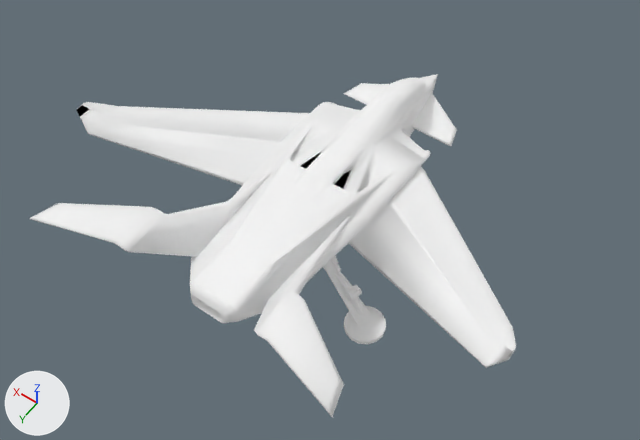
The glTF model public/models/jet.glb: old version first, new version second.
Camera for both pictures: a 50 mm lens placed at (-4.59, 6.72, 11.04), pointed at (0.39, -0.25, 0.08). Arrows for +X, +Y and +Z are at lower left; the lights stay in place. The picture after the commit comes second. Objects named as collision shapes, trigger or cutter boxes, shadow casters or lower levels of detail are left out. Where no turn or scale is listed for an object, it has been applied to the vertices. Vertices at exactly the same position are counted once.

In view in the first picture: 'Body_Chrome', 'Body_Cockpit', 'Body_Main', 'Landing Gear', 'Landing Gear Simple'.
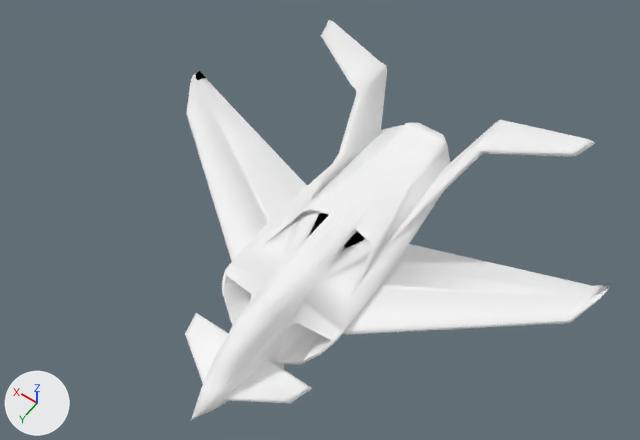
Where the newer file only moved an object's origin or applied its transform, the numbers keep the older frame.

Where the change shows, as pixel boxes [x1, y1, x2, y2] in the pictures (640 x 440 px):
'Body_Main', moved, mirrored: before [29, 74, 516, 417]; after [185, 20, 611, 420]
'Body_Cockpit', moved, mirrored: before [342, 77, 428, 144]; after [209, 252, 317, 387]
'Body_Chrome', moved, mirrored: before [190, 103, 429, 323]; after [224, 123, 446, 363]
'Landing Gear Simple', deleted: before [323, 260, 386, 344]
'Landing Gear', moved, mirrored (mostly hidden afterwards): before [323, 256, 373, 328]; after [276, 185, 308, 369]

The edits, one by one:
me_mesh_15861536_002 is used by ob_body_chrome; location (0.54, -0.68, 0.44).
me_mesh_15861536_002 had 127 vertices, 178 faces and spanned x -0.97..0.97, y -1.91..2.92, z -0.39..0.44.
me_mesh_15861536_002 now has 127 vertices, 178 faces and spans x -1.51..0.43, y -2.24..2.59, z -0.96..-0.13.
me_mesh_15861536_002 part 1: the whole mesh is mirrored in y about its middle, then moved by (-0.54, -0.33, -0.57).
me_mesh_15861536 is used by ob_body_cockpit; location (0.54, -0.68, 0.44).
me_mesh_15861536 had 48 vertices, 72 faces and spanned x -0.32..0.32, y -2.88..-0.6, z 0.0..0.6.
me_mesh_15861536 now has 48 vertices, 72 faces and spans x -0.86..-0.22, y 1.28..3.56, z -0.57..0.03.
me_mesh_15861536 part 2: the whole mesh is mirrored in y about its middle, then moved by (-0.54, 4.16, -0.57).
me_mesh_15861536_001 is used by ob_body_main; location (0.54, -0.68, 0.44).
me_mesh_15861536_001 had 387 vertices, 700 faces and spanned x -3.85..3.85, y -3.37..3.56, z -0.46..0.98.
me_mesh_15861536_001 now has 387 vertices, 700 faces and spans x -4.39..3.31, y -2.88..4.05, z -1.03..0.41.
me_mesh_15861536_001 part 3: the whole mesh is mirrored in y about its middle, then moved by (-0.54, 0.49, -0.57).
me_mesh_34125296 is used by ob_landing_gear; location (0.5, -0.68, 0.44).
me_mesh_34125296 had 1995 vertices, 4722 faces and spanned x -1.78..1.87, y -2.07..1.49, z -1.17..-0.16.
me_mesh_34125296 now has 1995 vertices, 4722 faces and spans x -2.28..1.37, y -0.81..2.75, z -1.7..-0.69.
me_mesh_34125296 part 4: the whole mesh is mirrored in y about its middle, then moved by (-0.5, 1.26, -0.52).
Object 'Landing Gear Simple' (ob_landing_gear_simple) is deleted.
